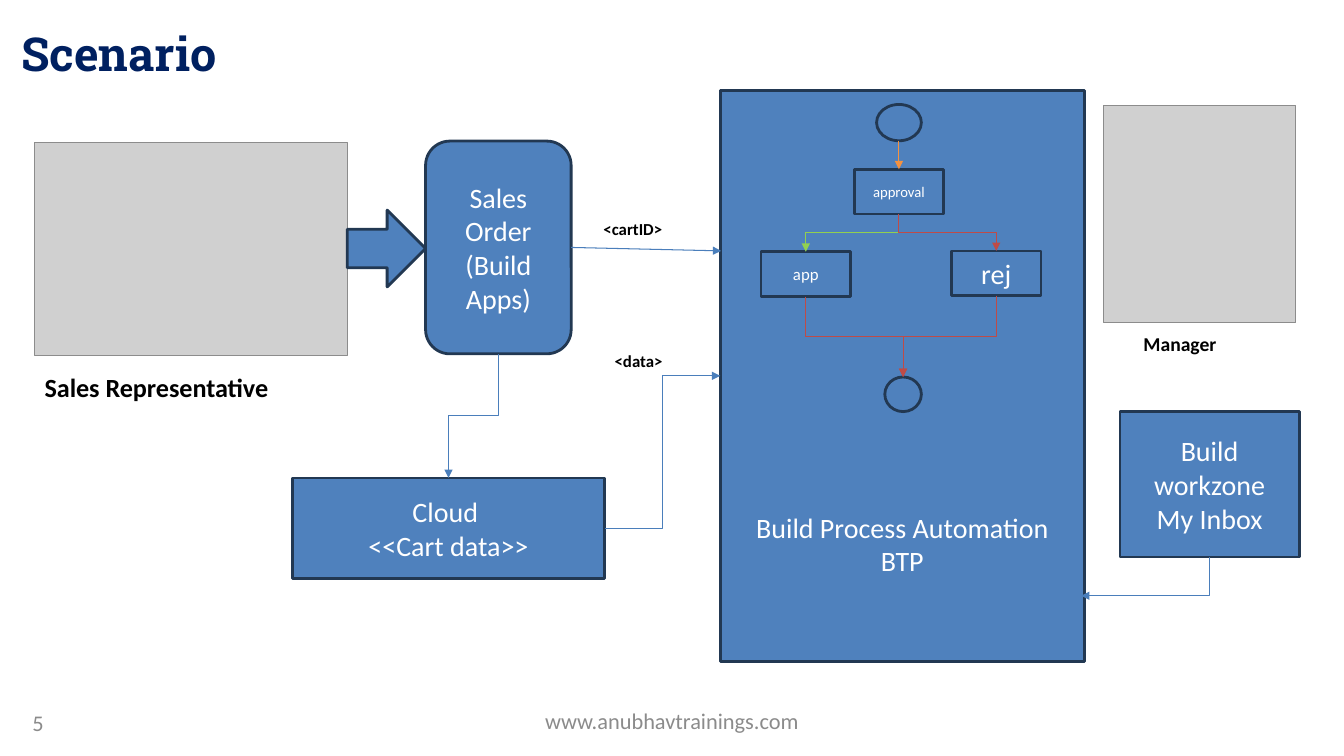
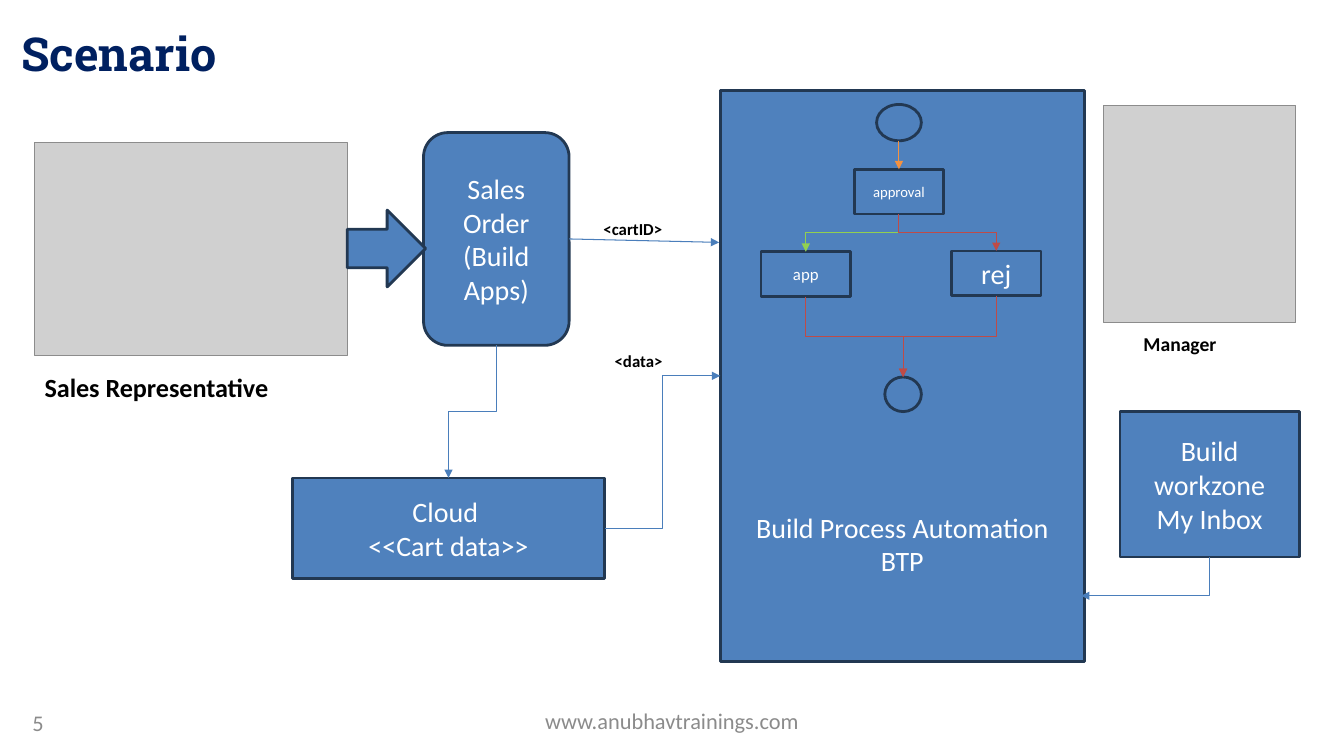
Before and after one commit to soyuztechnologies/SAP_BTP_Build_Apps_Training, a slide deck: slide 5 of Day 9/Day 9 -Build Apps Training.pptx. Drawn at 1344x756 pixels with LibreOffice and Linux fonts; fonts in the diff are those of the drawing; grey boxes stand for pictures; background and template pictures are left out. Boxes give left, top, right and bottom in pixels: in the first picture for what was removed or moved away, otherwise in the second. Text is boxed around its words. In the diff, an @@ line names an element or a change of style, - is before the commit and + after.

```diff
--- a/Day 9/Day 9 -Build Apps Training.pptx
+++ b/Day 9/Day 9 -Build Apps Training.pptx
@@ rounded rectangle "Sales Order" moved from (x1=425, y1=141, x2=571, y2=354) to (x1=423, y1=133, x2=569, y2=346) @@
@@ arrow moved from (572, 247) - (721, 251) to (569, 239) - (719, 242) @@
@@ elbow arrow moved from (498, 354) - (449, 478) to (496, 346) - (449, 478) @@
```
Also in this commit, not shown: 1 other slide changed, 1 slide added, 4 other files.
